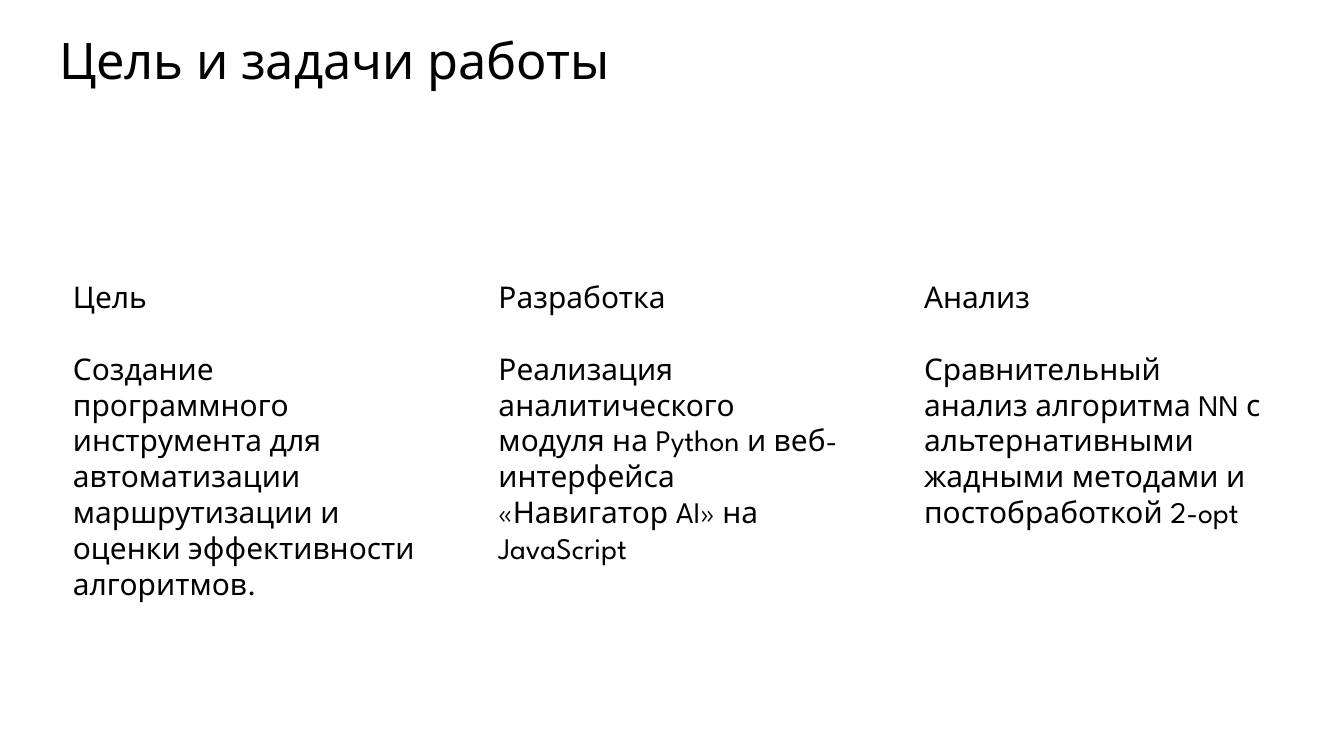
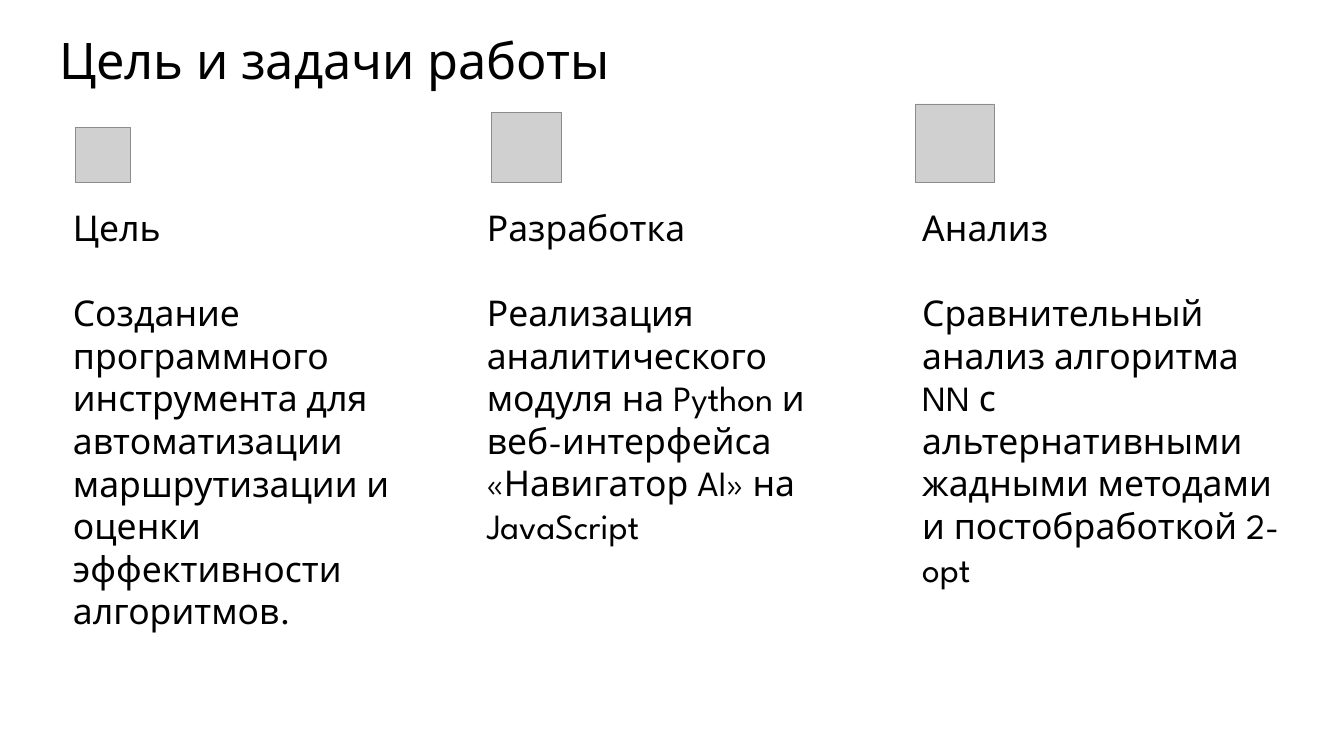
Before and after one commit to darinbtw/Machine_learning_to_optimize_processes_in_logistics, a slide deck: slide 2 of Презентация ДП Подъячев.pptx. Drawn at 1344x756 pixels with LibreOffice and Linux fonts; fonts in the diff are those of the drawing; grey boxes stand for pictures; background and template pictures are left out. Boxes give left, top, right and bottom in pixels: in the first picture for what was removed or moved away, otherwise in the second. Text is boxed around its words. In the diff, an @@ line names an element or a change of style, - is before the commit and + after.

```diff
--- a/Презентация ДП Подъячев.pptx
+++ b/Презентация ДП Подъячев.pptx
@@ picture added at [492,113,562,183] @@
@@ picture added at [915,104,994,183] @@
@@ picture added at [75,128,130,183] @@
@@ text "Цель": place and size @@
-text "Цель" at [73,286,414,603]
+text "Цель" at [73,215,389,633]
@@ text "Разработка": place and size @@
-text "Разработка" at [498,285,826,531]
+text "Разработка" at [487,214,805,547]
@@ size 32 to 38 pt in 3 elements at [487,214,805,547], [73,215,389,633], [922,215,1279,548] @@
@@ text "Анализ": place and size @@
-text "Анализ" at [924,286,1260,531]
+text "Анализ" at [922,215,1279,548]
```
Also in this commit, not shown: 3 other slides changed, 1 slide added, 1 slide removed, 1 other file.
